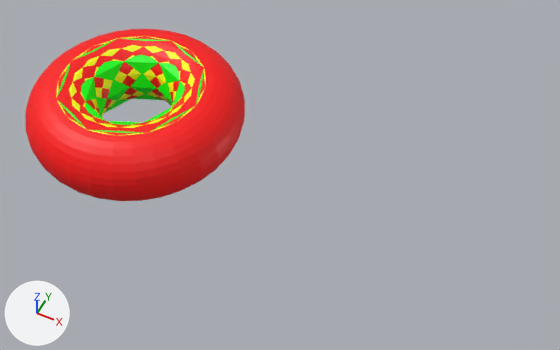
The glTF model examples/assets/gltf/Torus/glTF-lod/Torus.gltf, before and after one commit.
Rendered twice from a 50 mm camera at (1.057, -1.227, 1.486) aimed at (0.45, -0.014, -0.031). The lights are fixed; the arrows at lower left show +X, +Y and +Z.

In view in the first picture: 'High_LOD', 'Low_LOD', 'Medium_LOD'.
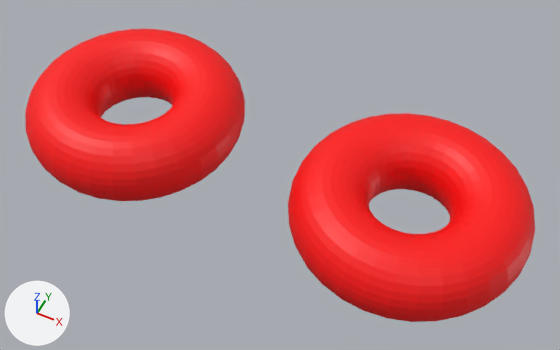
The newer file is also turned or shifted as a whole; pictures and numbers use the older file's frame.

The change, as a list of edits to the scene's bpy script:
```text
Add mat_high_lod_mat:
    mat_high_lod_mat = principled_material('High_LOD_mat')
    mat_high_lod_mat.base_color = (1.0, 0.0, 0.0)  # red #ff0000
Add me_torus_high_lod:
    me_torus_high_lod.from_pydata(...)  # a torus around z (ring radius 0.2, tube radius 0.1) spanning x -0.3..0.3, y -0.3..0.3, z -0.1..0.1
    me_torus_high_lod.materials.append(mat_high_lod_mat)  # red #ff0000
Remove ob_low_lod:
    ob_low_lod = bpy.data.objects.new('Low_LOD', me_torus_001)
    ob_low_lod.location = (0.0, 0.0, 0.0)
Remove ob_medium_lod:
    ob_medium_lod = bpy.data.objects.new('Medium_LOD', me_torus_002)
    ob_medium_lod.location = (0.0, 0.0, 0.0)
Add ob_no_lod:
    ob_no_lod = bpy.data.objects.new('NO_LOD', me_torus_high_lod)
    ob_no_lod.location = (0.8, 0.0, 0.0)
```

What differs and where, as boxes (x1, y1, x2, y2) in the pictures (560 x 350 px):
'NO_LOD', added (red)
    after: (288, 113, 535, 322)
'Low_LOD', deleted
    before: (57, 38, 204, 133)
'Medium_LOD', deleted
    before: (56, 36, 206, 136)
